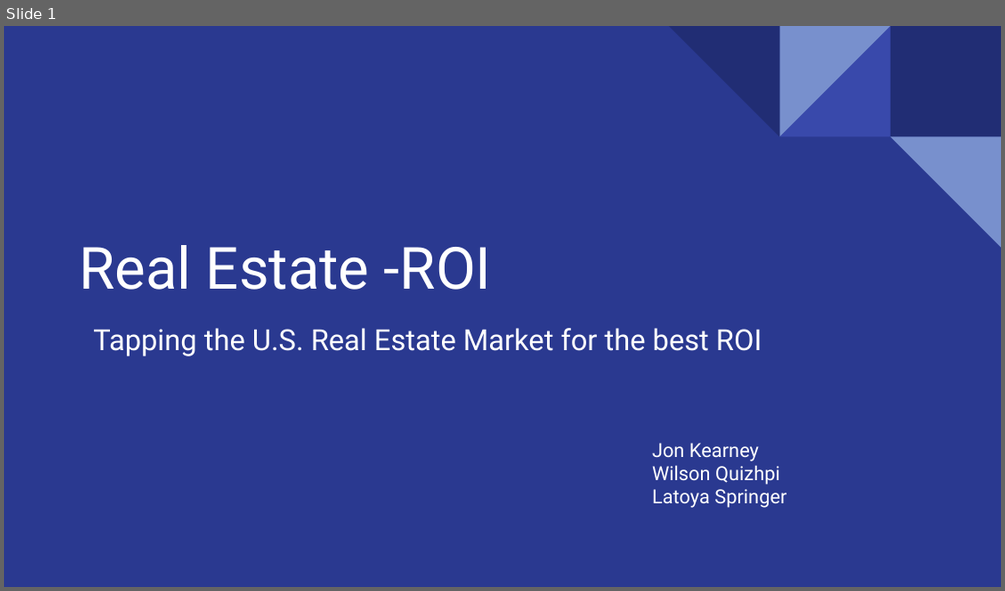
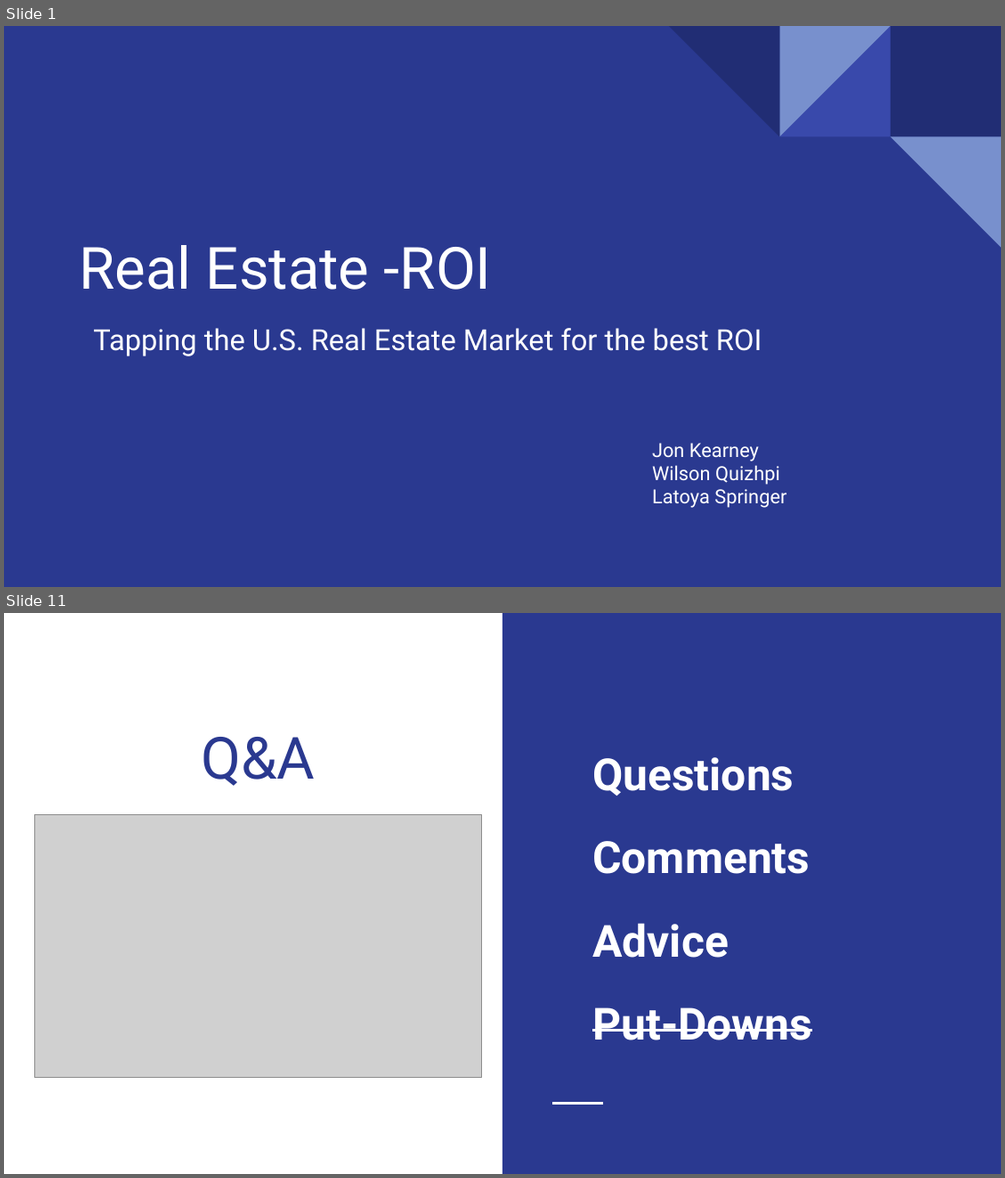
Before and after one commit to quizh001/Project-One, a slide deck: Case study.pptx. Shown one above the other, each under a label of ours: slide 1 before the commit, slides 1 and 11 after it; the slides between them are not shown. The pictures are 1005x591 and 1005x1178 pixels, drawn with LibreOffice and Linux fonts; fonts in the diff are those of the drawing; grey boxes stand for pictures. Boxes give left, top, right and bottom in pixels: in the first picture for what was removed or moved away, otherwise in the second. Text is boxed around its words. In the diff, an @@ line names an element or a change of style, - is before the commit and + after.

```diff
--- a/Case study.pptx
+++ b/Case study.pptx
@@ slide 11 added at <box>4,613,1001,1174</box>, background #FFFFFF @@
@@ rectangle added at <box>502,613,1001,1173</box>, fill #2A3990 @@
@@ title added at <box>201,737,315,786</box>, 42 pt, text #2A3990 @@
+Q&A
@@ text added at <box>592,757,812,1040</box>, 32 pt, text #FFFFFF, bold @@
+Questions
+Comments
+Advice
+Put-Downs
@@ picture added at <box>35,814,481,1078</box> @@
@@ line added from (552, 1103) to (603, 1103), #FFFFFF 1.5 pt @@
```
Also in this commit, not shown: 3 slides changed, 6 other slides added, 3 slides removed.
